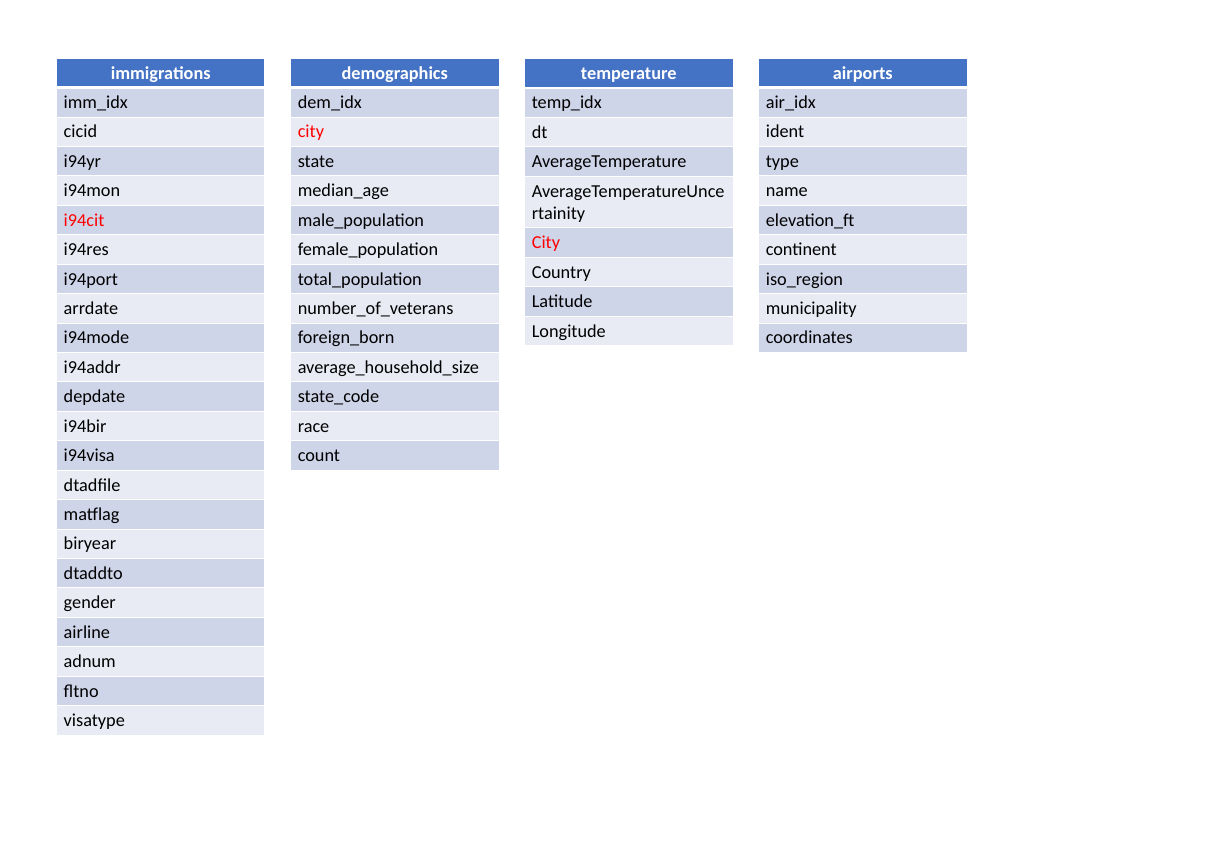
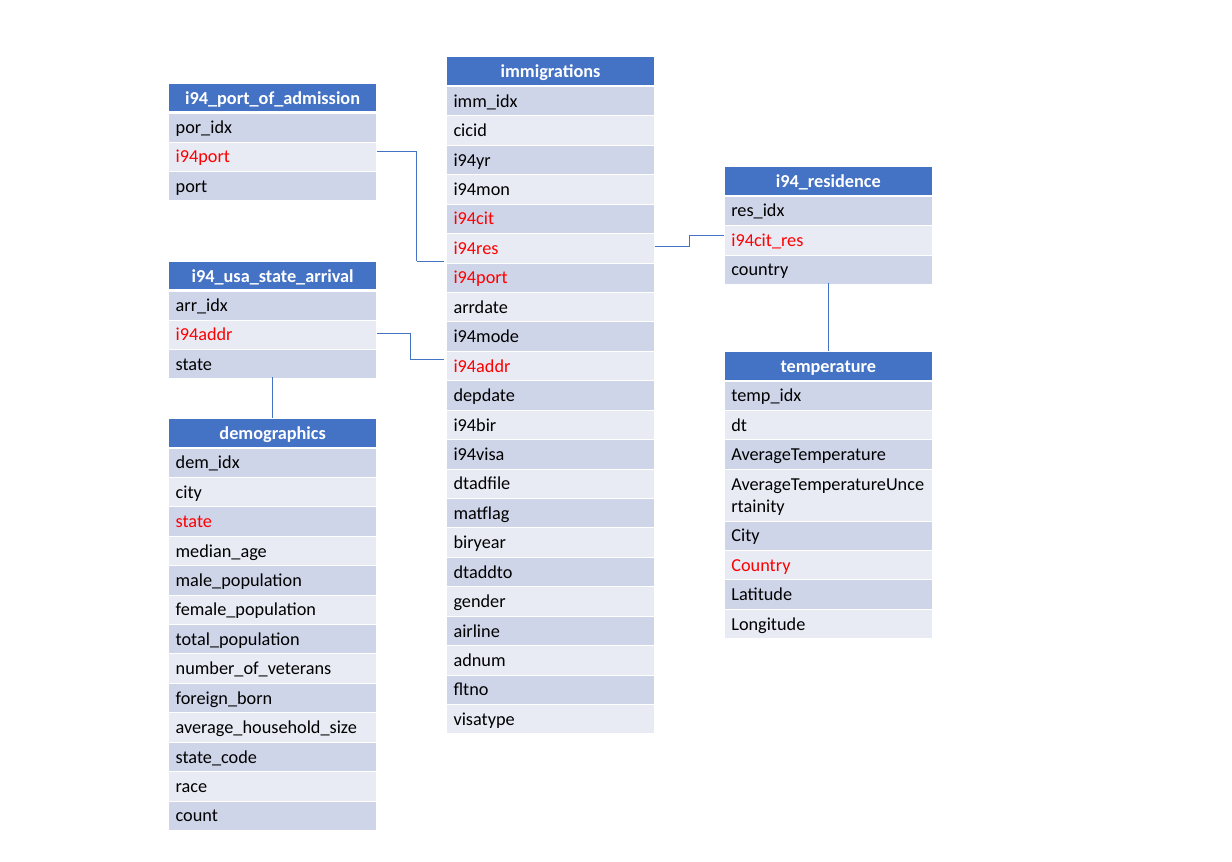
Before and after one commit to juan-ivan-NV/Data_Engineering_Nanodegree, a slide deck: slide 2 of 16_Project_5_Capstone_Project/Images/capstone_project.pptx. Drawn at 1232x862 pixels with LibreOffice and Linux fonts; fonts in the diff are those of the drawing. Boxes give left, top, right and bottom in pixels: in the first picture for what was removed or moved away, otherwise in the second. Text is boxed around its words. In the diff, an @@ line names an element or a change of style, - is before the commit and + after.

```diff
--- a/16_Project_5_Capstone_Project/Images/capstone_project.pptx
+++ b/16_Project_5_Capstone_Project/Images/capstone_project.pptx
@@ table at [446,57,654,732] @@
@@ text colour #000000 to #FF0000 in "i94res", "i94port", "i94addr" @@
@@ table: place and size @@
-table at [56,58,265,733]
+table at [446,57,654,732]
@@ table removed at [758,58,967,349], 10 rows, 1 columns @@
-airports
-air_idx
-ident
-type
-name
-elevation_ft
-continent
-iso_region
-municipality
-coordinates
@@ table added at [168,83,377,200], 4 rows, 1 columns @@
+i94_port_of_admission
+por_idx
+i94port
+port
@@ line added from (377, 151) to (417, 151), #4472C4 0.5 pt @@
@@ line added from (416, 151) to (416, 261), #4472C4 0.5 pt @@
@@ table added at [724,166,932,283], 4 rows, 1 columns @@
+i94_residence
+res_idx
+i94cit_res
+country
@@ elbow line added from (654, 247) to (724, 235), #4472C4 0.5 pt @@
@@ table added at [168,261,377,377], 4 rows, 1 columns @@
+i94_usa_state_arrival
+arr_idx
+i94addr
+state
@@ line added from (417, 261) to (444, 261), #4472C4 0.5 pt @@
@@ line added from (828, 283) to (828, 352), #4472C4 0.5 pt @@
@@ elbow line added from (377, 333) to (444, 360), #4472C4 0.5 pt @@
@@ table at [724,352,932,637] @@
@@ text colour #FF0000 to #000000 in "City" @@
@@ text colour #000000 to #FF0000 in "Country" @@
@@ table: place and size @@
-table at [524,58,733,344]
+table at [724,352,932,637]
@@ line added from (273, 377) to (273, 419), #4472C4 0.5 pt @@
@@ table at [168,419,377,825] @@
@@ text colour #FF0000 to #000000 in "city" @@
@@ text colour #000000 to #FF0000 in "state" @@
@@ table: place and size @@
-table at [290,58,499,465]
+table at [168,419,377,825]
```
Also in this commit, not shown: 2 other files.
